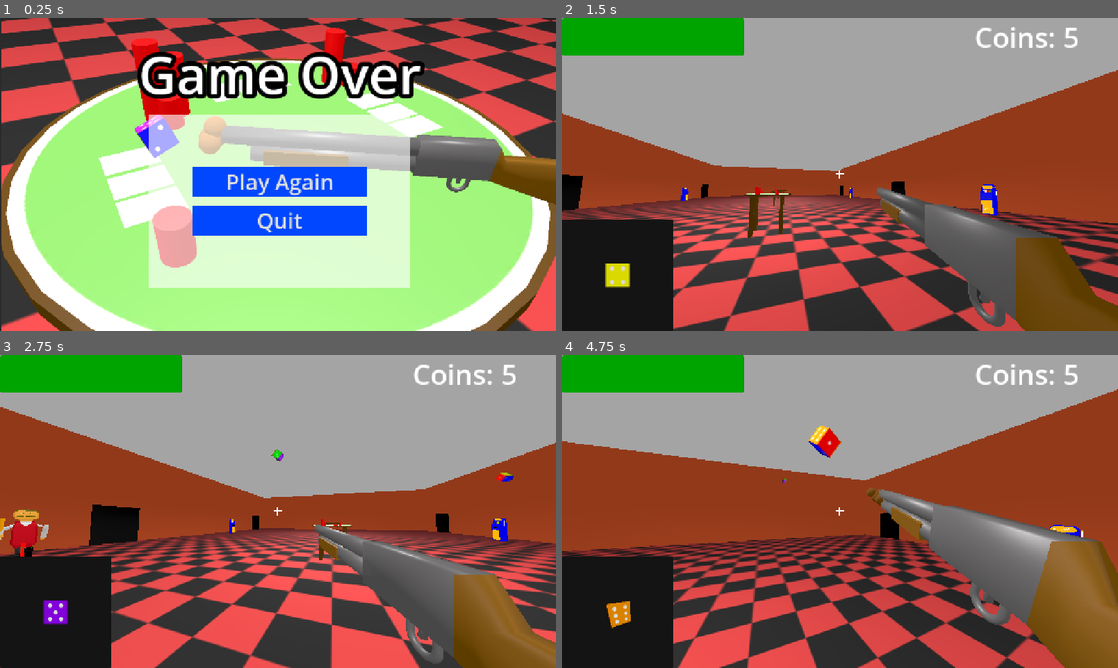
Above: before the commit, frames 1-4 (two rows, left to right).
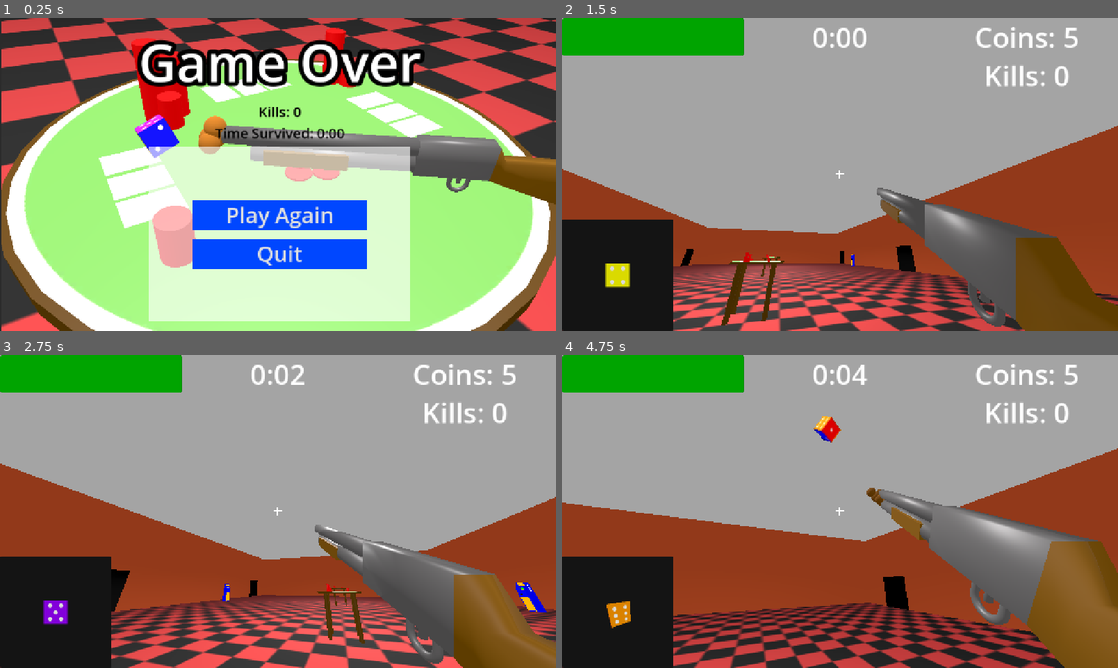
Above: after the commit, the same moments.

Repository: Ravioli45/RespawnJamFall2026
Game: Godot game, scene res://UI/game_over.tscn
The game is run twice, just before and just after one commit, with the same random seed, the same clock (stepped at 60 frames per second) and the same inputs. This scene is started directly instead of the project's main scene. Sound files missing from this copy of the repository are replaced by a short silence.
Inputs (mouse positions are in pixels of both pictures, inside the frame that each line leads up to):
- Up to frame 1 (0.25 s): no input
- Up to frame 2 (1.5 s): click "Play Again" at 0.5 s; move the mouse to (867, 174) at 1.27 s; hold W (forward) from 1.28 s (still down); hold E (interact) from 1.28 s (still down)
- Up to frame 3 (2.75 s): keep holding W (forward); tap Space (jump) at 1.52, 2.27 s; click (305, 511) at 1.55 s; move the mouse to (250, 511) at 2.02 s; release E (interact) at 2.03 s; click (250, 511) at 2.1 s; tap E (interact) at 2.3 s
- Up to frame 4 (4.75 s): keep holding W (forward); move the mouse to (851, 505) at 2.77 s; hold E (interact) 2.78-3.53 s; click (851, 505) at 3.05 s; move the mouse to (834, 517) at 3.52 s; click (834, 517) at 3.6 s; tap Space (jump) at 3.77, 4.52 s; tap E (interact) at 3.8 s; move the mouse to (878, 514) at 4.27 s; hold E (interact) from 4.28 s (still down); click (878, 514) at 4.55 s

The runs differ from the first frame. In frame 1, 23% of the frame differs, in the area x 24-77%, y 6-97%; in frame 2, 38%; in frame 3, 41%; in frame 4, 41%, in the area x 0-100%, y 3-100%.

Commit message:
Timer and kill count

Diff:
--- a/HUD/kill_counter.gd
+++ b/HUD/kill_counter.gd
@@ -1,6 +1,7 @@
 extends Node
 
 var kill_count: int = 0
+var time_alive: float = 0.0
 var max_kills: int = 0;
 
 func increase_kills() -> void:
--- a/Player/player.gd
+++ b/Player/player.gd
@@ -12,6 +12,8 @@
 # @export var health: HealthComponent
 @export var health_bar: ProgressBar
 @export var coin_label: Label
+@export var time_label: Label
+@export var kill_label: Label
 
 @export var hurt_sound: AudioStreamPlayer3D
 
@@ -27,6 +29,8 @@
 
 @export_subgroup("Dice")
 @export var dice_grid: DiceGrid
+
+# var time_alive: float = 0.0
 
 func _ready() -> void:
 	coins = coins
@@ -50,6 +54,15 @@
 			# coins -= 5
 			interactable.interact(self)
 			# TODO: update HUD
+
+func _process(delta: float) -> void:
+	# time_alive += delta
+	KillCounter.time_alive += delta
+	var time_alive = KillCounter.time_alive
+
+	var seconds = str(floori(fmod(time_alive, 60.0))).pad_zeros(2)
+	time_label.text = str(floori(time_alive / 60)) + ":" + seconds
+	kill_label.text = "Kills: " + str(KillCounter.kill_count)
 
 func _physics_process(delta: float) -> void:
 	var target_velocity = Vector3(0, velocity.y, 0)
--- a/Player/player.tscn
+++ b/Player/player.tscn
@@ -52,13 +52,15 @@
 corner_radius_bottom_right = 3
 corner_radius_bottom_left = 3
 
-[node name="Player" type="CharacterBody3D" unique_id=1423276027 node_paths=PackedStringArray("interact_raycast", "health_bar", "coin_label", "hurt_sound", "head", "walk_sound", "weapon", "dice_grid")]
+[node name="Player" type="CharacterBody3D" unique_id=1423276027 node_paths=PackedStringArray("interact_raycast", "health_bar", "coin_label", "time_label", "kill_label", "hurt_sound", "head", "walk_sound", "weapon", "dice_grid")]
 collision_mask = 28
 script = ExtResource("1_l8h54")
 interact_raycast = NodePath("RayCast3D")
 coins = 5
 health_bar = NodePath("ProgressBar")
 coin_label = NodePath("CoinLabel")
+time_label = NodePath("TimeLabel")
+kill_label = NodePath("KillLabel")
 hurt_sound = NodePath("HurtSound")
 head = NodePath("Pivot")
 speed = 5.0
@@ -159,6 +161,33 @@
 horizontal_alignment = 1
 vertical_alignment = 1
 
+[node name="KillLabel" type="Label" parent="." unique_id=171751522]
+anchors_preset = 1
+anchor_left = 1.0
+anchor_right = 1.0
+offset_left = -419.0
+offset_top = 88.0
+offset_bottom = 176.0
+grow_horizontal = 0
+theme_override_font_sizes/font_size = 64
+text = "Kills: #"
+horizontal_alignment = 1
+vertical_alignment = 1
+metadata/_edit_use_anchors_ = true
+
+[node name="TimeLabel" type="Label" parent="." unique_id=1783245607]
+anchors_preset = 5
+anchor_left = 0.5
+anchor_right = 0.5
+offset_left = -169.0
+offset_right = 169.0
+offset_bottom = 88.0
+grow_horizontal = 2
+theme_override_font_sizes/font_size = 64
+text = "0:00"
+horizontal_alignment = 1
+vertical_alignment = 1
+
 [node name="HurtSound" type="AudioStreamPlayer3D" parent="." unique_id=861554998]
 stream = ExtResource("8_od3ui")
 
--- /dev/null
+++ b/UI/game_over.gd
@@ -0,0 +1,17 @@
+extends Control
+
+@export var kill_label: Label
+@export var time_label: Label
+
+func _ready() -> void:
+	kill_label.text = "Kills: " + str(KillCounter.kill_count)
+
+	var time_alive = KillCounter.time_alive
+
+	var seconds = str(floori(fmod(time_alive, 60.0))).pad_zeros(2)
+	time_label.text = "Time Survived: " + str(floori(time_alive / 60)) + ":" + seconds
+
+func play() -> void:
+	KillCounter.kill_count = 0
+	KillCounter.time_alive = 0
+	get_tree().change_scene_to_file('uid://d3ww4g1s5k58m')
--- a/UI/game_over.tscn
+++ b/UI/game_over.tscn
@@ -1,7 +1,7 @@
 [gd_scene format=3 uid="uid://c2waut6v2tex6"]
 
 [ext_resource type="Texture2D" uid="uid://bvkqcdw12085n" path="res://UI/Menu.png" id="1_jawqf"]
-[ext_resource type="Script" uid="uid://hbc07r26s8d1" path="res://UI/main_menu.gd" id="1_wruqd"]
+[ext_resource type="Script" uid="uid://oj0m6e2v8wch" path="res://UI/game_over.gd" id="1_phit2"]
 [ext_resource type="PackedScene" uid="uid://bww7k7fae0r4s" path="res://UI/pause_menu.tscn" id="2_3y5qq"]
 [ext_resource type="AudioStream" uid="uid://rq6udqt1xj60" path="res://Sounds/GameOver.wav" id="4_phit2"]
 
@@ -19,14 +19,16 @@
 [sub_resource type="StyleBoxFlat" id="StyleBoxFlat_fmr02"]
 bg_color = Color(0, 0.15294118, 0.6039216, 1)
 
-[node name="GameOver" type="Control" unique_id=1105480346]
+[node name="GameOver" type="Control" unique_id=1105480346 node_paths=PackedStringArray("kill_label", "time_label")]
 layout_mode = 3
 anchors_preset = 15
 anchor_right = 1.0
 anchor_bottom = 1.0
 grow_horizontal = 2
 grow_vertical = 2
-script = ExtResource("1_wruqd")
+script = ExtResource("1_phit2")
+kill_label = NodePath("Container/VBoxContainer/VBoxContainer/KillLabel")
+time_label = NodePath("Container/VBoxContainer/VBoxContainer/TimeLabel")
 
 [node name="Container" type="TextureRect" parent="." unique_id=659204948]
 layout_mode = 1
@@ -57,6 +59,25 @@
 size_flags_horizontal = 4
 text = "Game Over"
 label_settings = SubResource("LabelSettings_3y5qq")
+horizontal_alignment = 1
+vertical_alignment = 1
+
+[node name="VBoxContainer" type="VBoxContainer" parent="Container/VBoxContainer" unique_id=258642862]
+layout_mode = 2
+
+[node name="KillLabel" type="Label" parent="Container/VBoxContainer/VBoxContainer" unique_id=1362587869]
+layout_mode = 2
+theme_override_colors/font_color = Color(0, 0, 0, 1)
+theme_override_font_sizes/font_size = 32
+text = "Kills: #"
+horizontal_alignment = 1
+vertical_alignment = 1
+
+[node name="TimeLabel" type="Label" parent="Container/VBoxContainer/VBoxContainer" unique_id=1389536536]
+layout_mode = 2
+theme_override_colors/font_color = Color(0, 0, 0, 1)
+theme_override_font_sizes/font_size = 32
+text = "Time Survived: #"
 horizontal_alignment = 1
 vertical_alignment = 1
 
--- a/UI/main_menu.gd
+++ b/UI/main_menu.gd
@@ -2,6 +2,7 @@
 
 func _ready() -> void:
 	KillCounter.kill_count = 0
+	KillCounter.time_alive = 0
 
 func play() -> void:
 	get_tree().change_scene_to_file('uid://d3ww4g1s5k58m')
Not shown, added: UI/game_over.gd.uid
